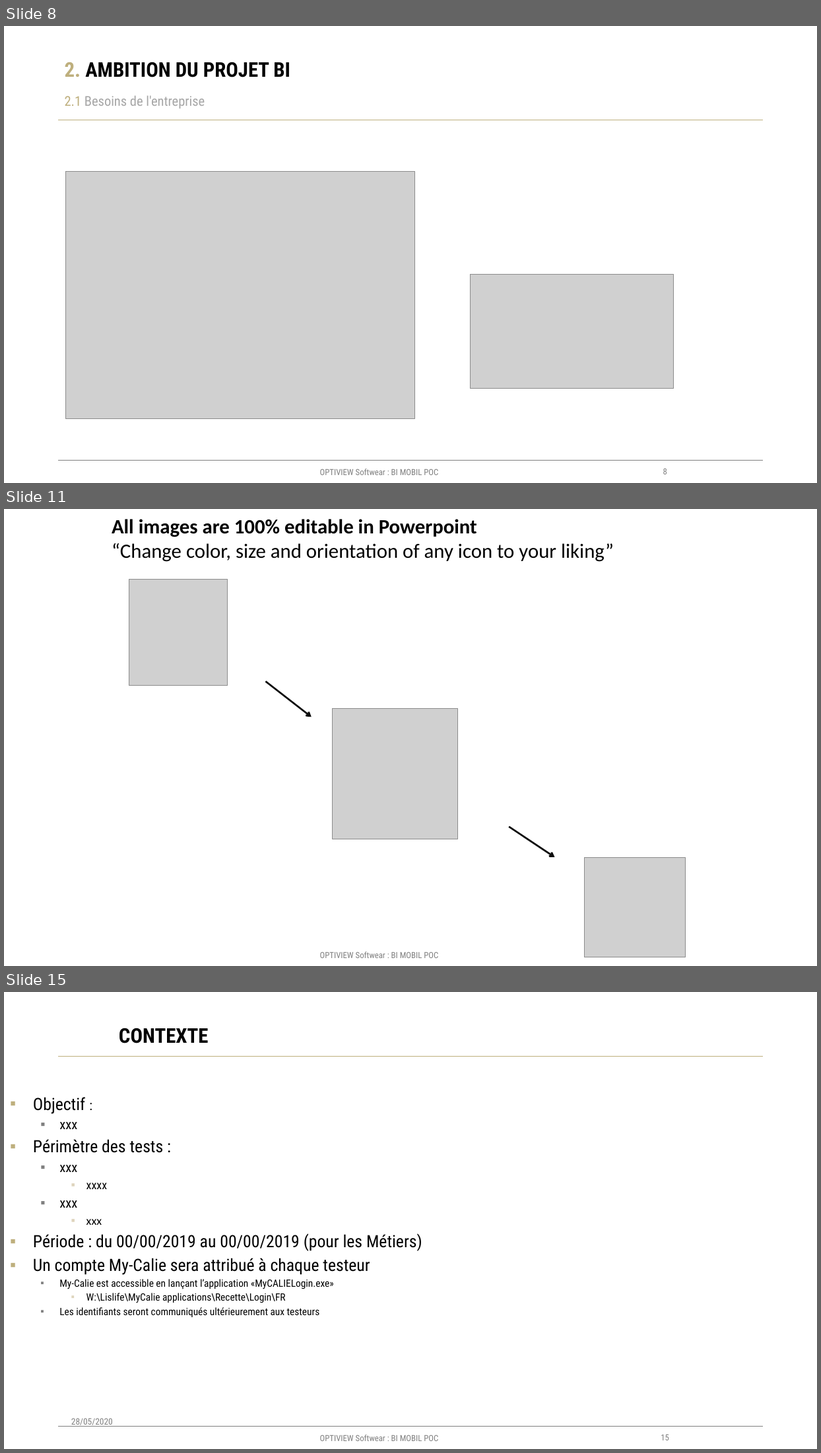
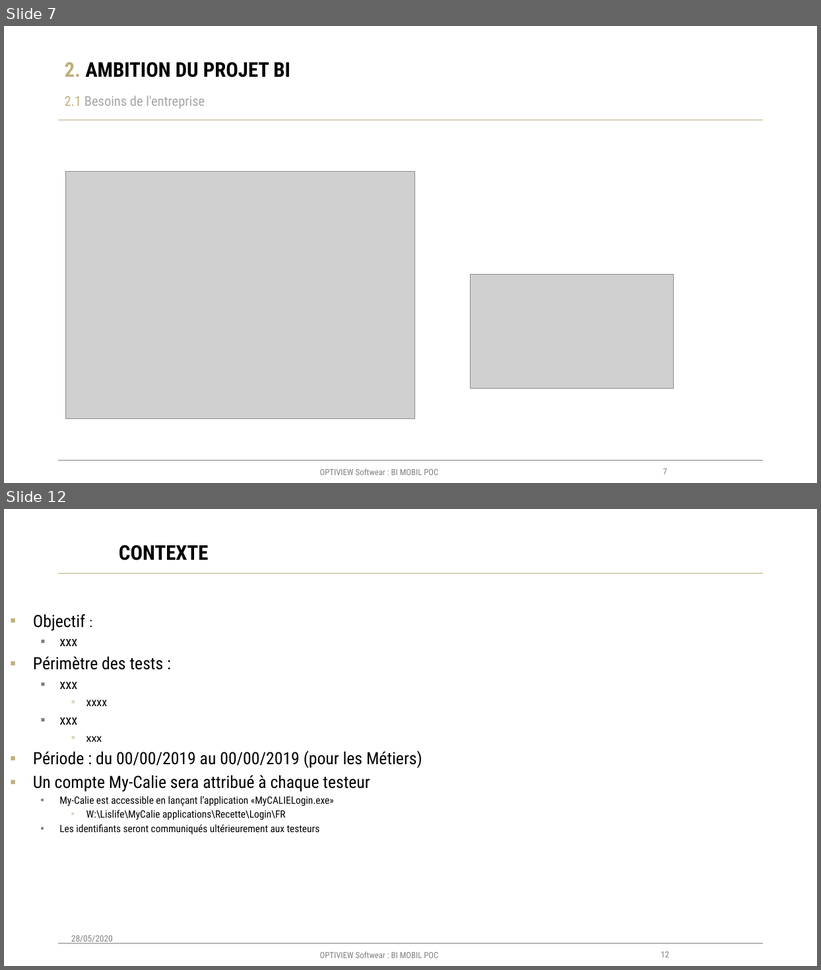
Before and after one commit to DIBASSI/ZEUS, a slide deck: Documentation/CHAPITRE 01 - Livret d'acceuille.pptx. Shown one above the other, each under a label of ours: slides 8, 11 and 15 before the commit, slides 7 and 12 after it; the slides between them are not shown. The pictures are 821x1453 and 821x970 pixels, drawn with LibreOffice and Linux fonts; fonts in the diff are those of the drawing; grey boxes stand for pictures. Boxes give left, top, right and bottom in pixels: in the first picture for what was removed or moved away, otherwise in the second. Text is boxed around its words. In the diff, an @@ line names an element or a change of style, - is before the commit and + after.

```diff
--- a/Documentation/CHAPITRE 01 - Livret d'acceuille.pptx
+++ b/Documentation/CHAPITRE 01 - Livret d'acceuille.pptx
@@ slide 11 removed at (x1=4, y1=509, x2=817, y2=966), background #FFFFFF; not listed: 3 template elements that a slide beside it also shows @@
@@ text removed at (x1=112, y1=519, x2=614, y2=562) @@
-All images are 100% editable in Powerpoint
-“Change color, size and orientation of any icon to your liking”
@@ picture removed at (x1=129, y1=579, x2=228, y2=686) @@
@@ arrow removed from (265, 682) to (312, 717) @@
@@ picture removed at (x1=333, y1=708, x2=459, y2=839) @@
@@ arrow removed from (509, 827) to (555, 857) @@
@@ picture removed at (x1=585, y1=858, x2=685, y2=957) @@
@@ what was slide 8 is now slide 7 @@
@@ page number at (x1=663, y1=469, x2=667, y2=475): text changed @@
-8
+7
@@ what was slide 15 is now slide 12 @@
@@ page number at (x1=661, y1=952, x2=669, y2=958): text changed @@
-15
+12
```
Also in this commit, not shown: 3 slides changed, 2 slides added, 4 other slides removed, 1 other file.
